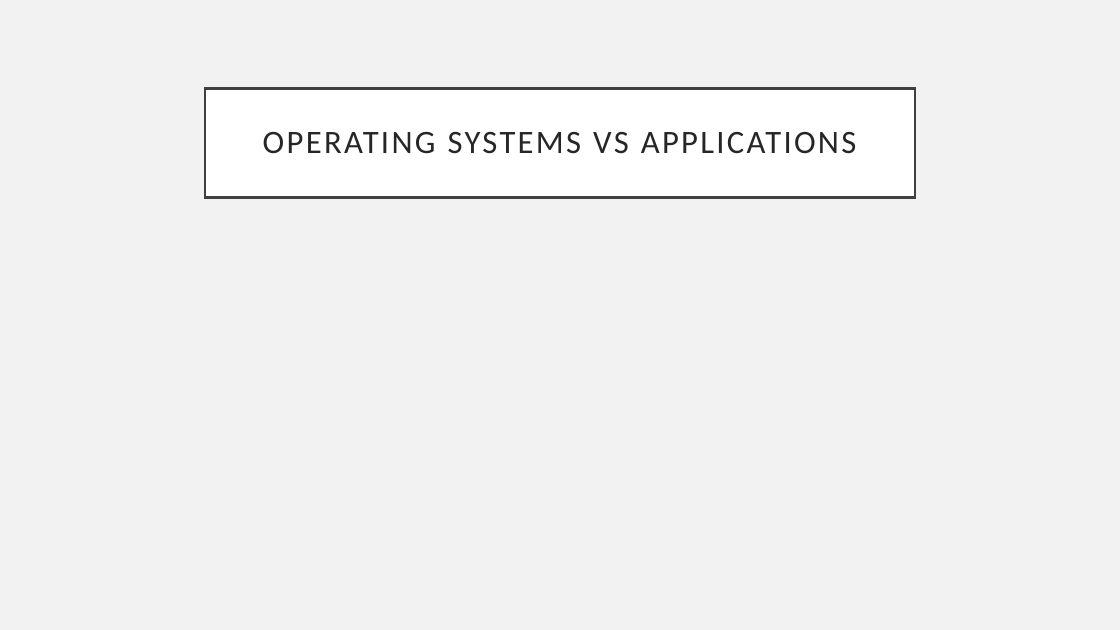
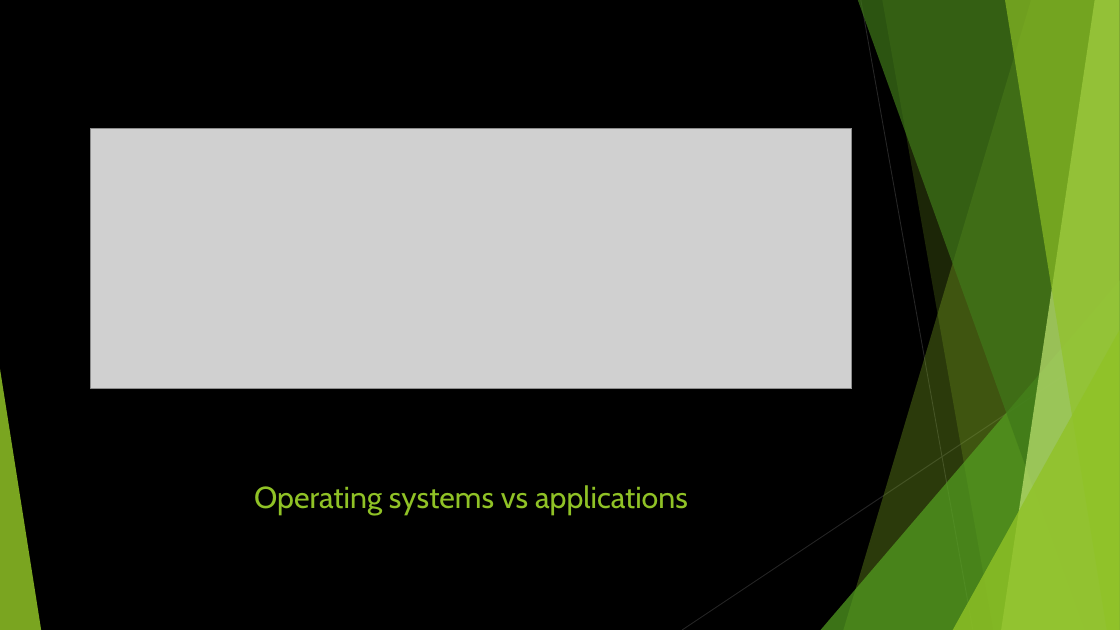
Before and after one commit to hexa-decim8/ISBPM, a slide deck: slide 4 of Class_Materials/Week_1/Day_3/ISBPM w1d3.pptx. Drawn at 1120x630 pixels with LibreOffice and Linux fonts; fonts in the diff are those of the drawing; grey boxes stand for pictures. Boxes give left, top, right and bottom in pixels: in the first picture for what was removed or moved away, otherwise in the second. Text is boxed around its words. In the diff, an @@ line names an element or a change of style, - is before the commit and + after.

```diff
--- a/Class_Materials/Week_1/Day_3/ISBPM w1d3.pptx
+++ b/Class_Materials/Week_1/Day_3/ISBPM w1d3.pptx
@@ background #F2F2F2 to #000000 @@
@@ picture added at <box>91,129,852,389</box> @@
@@ group added at <box>0,0,1120,630</box>: 5 freeform shapes, 3 triangles, 2 lines @@
@@ title "Operating systems vs applications": place and size @@
-title "Operating systems vs applications" at <box>205,88,915,197</box>
+title "Operating systems vs applications" at <box>91,418,852,519</box>
@@ title "Operating systems vs applications" at <box>91,418,852,519</box>: vertical alignment middle to bottom; fill #FFFFFF to none; outline #404040 2.5 pt to none @@
@@ title at <box>254,485,688,515</box>: text changed; size 28 to 26 pt; font Calibri to Cabin; text colour #262626 to #90C226 @@
-OPERATING SYSTEMS VS APPLICATIONS
+Operating systems vs applications
```
Also in this commit, not shown: 16 other slides changed, 3 slides added, 1 slide removed, 1 other file.
